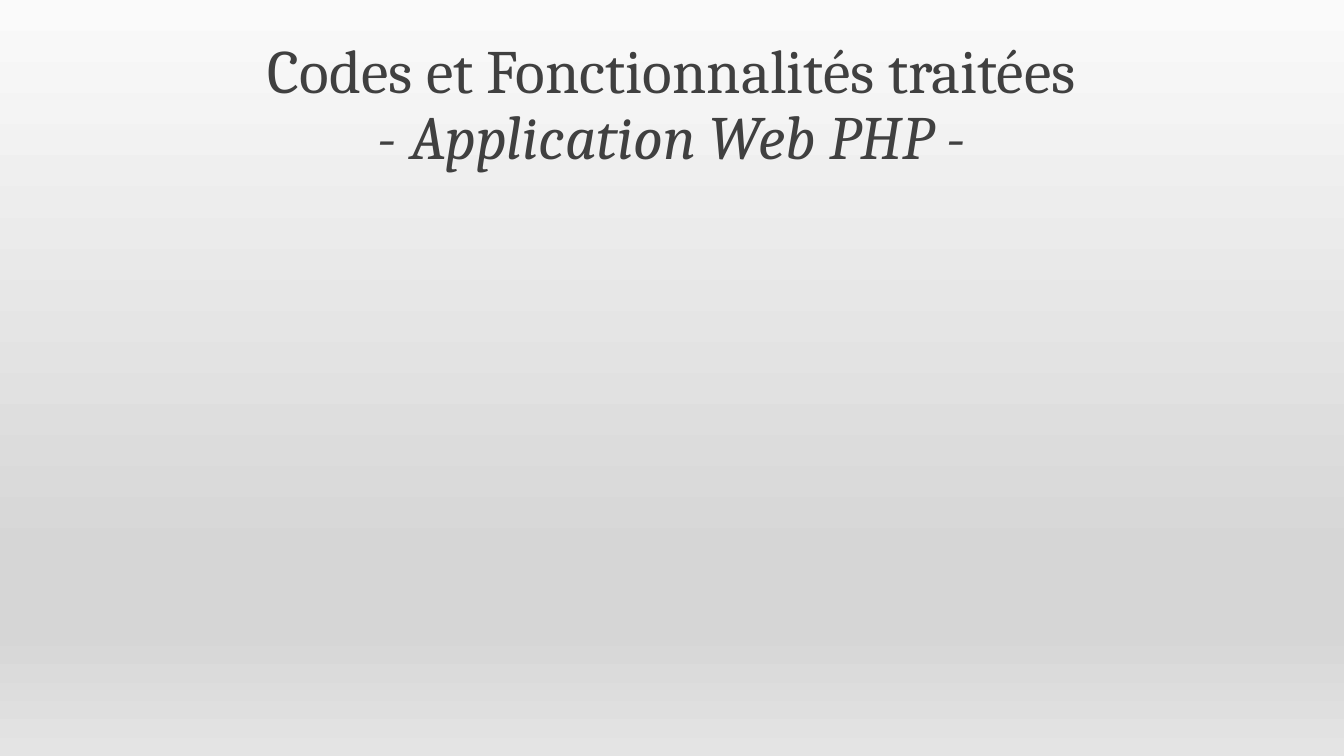
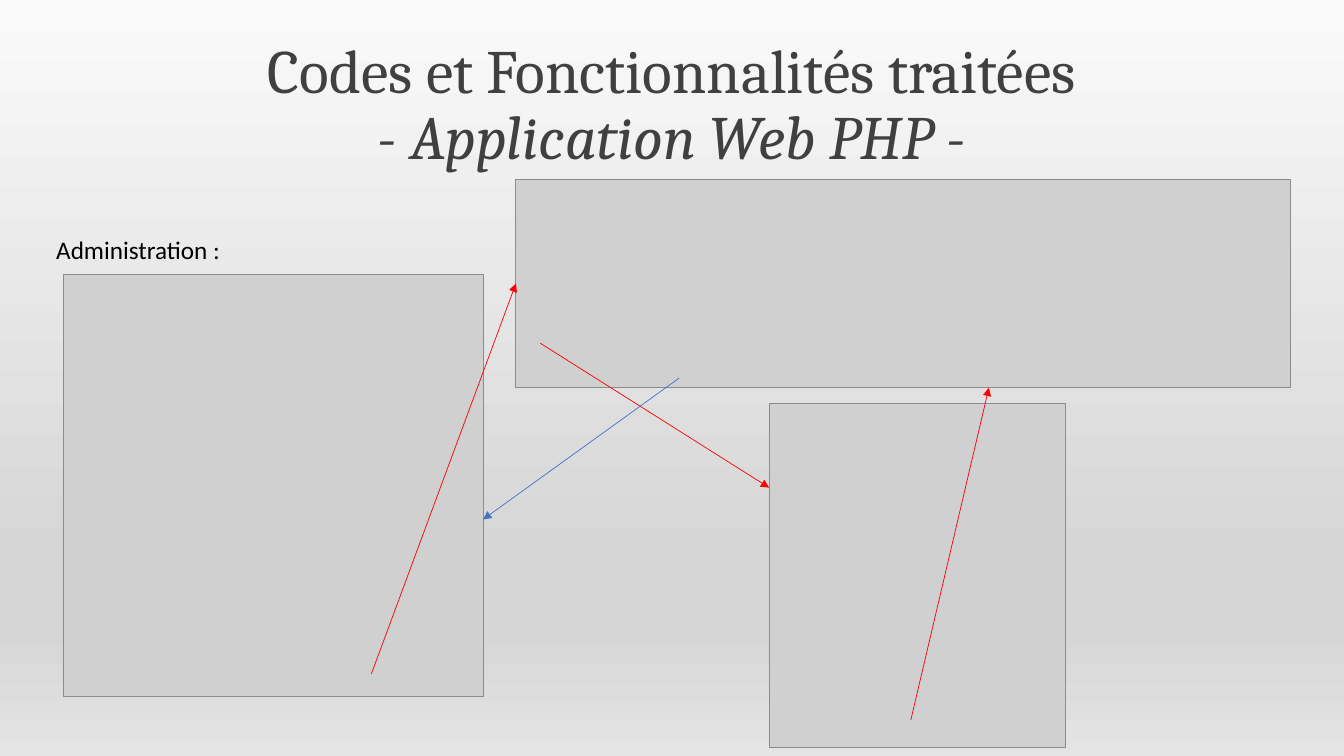
Before and after one commit to mapfra/LPIOTIA_2019_HODOR, a slide deck: slide 11 of Présentation du projet HODOR.pptx (slide 8 before the commit). Drawn at 1344x756 pixels with LibreOffice and Linux fonts; fonts in the diff are those of the drawing; grey boxes stand for pictures. Boxes give left, top, right and bottom in pixels: in the first picture for what was removed or moved away, otherwise in the second. Text is boxed around its words. In the diff, an @@ line names an element or a change of style, - is before the commit and + after.

```diff
--- a/Présentation du projet HODOR.pptx
+++ b/Présentation du projet HODOR.pptx
@@ picture added at (x1=516, y1=179, x2=1292, y2=388) @@
@@ text added at (x1=56, y1=241, x2=207, y2=259), 18 pt, text #000000 @@
+Administration :
@@ picture added at (x1=64, y1=274, x2=483, y2=697) @@
@@ arrow added from (371, 674) to (516, 283), #FF0000 0.5 pt @@
@@ arrow added from (540, 344) to (769, 488), #FF0000 0.5 pt @@
@@ arrow added from (680, 378) to (483, 519), #4472C4 0.5 pt @@
@@ arrow added from (911, 720) to (989, 388), #FF0000 0.5 pt @@
@@ picture added at (x1=769, y1=403, x2=1066, y2=747) @@
```
Also in this commit, not shown: 1 other slide changed, 5 slides added.
